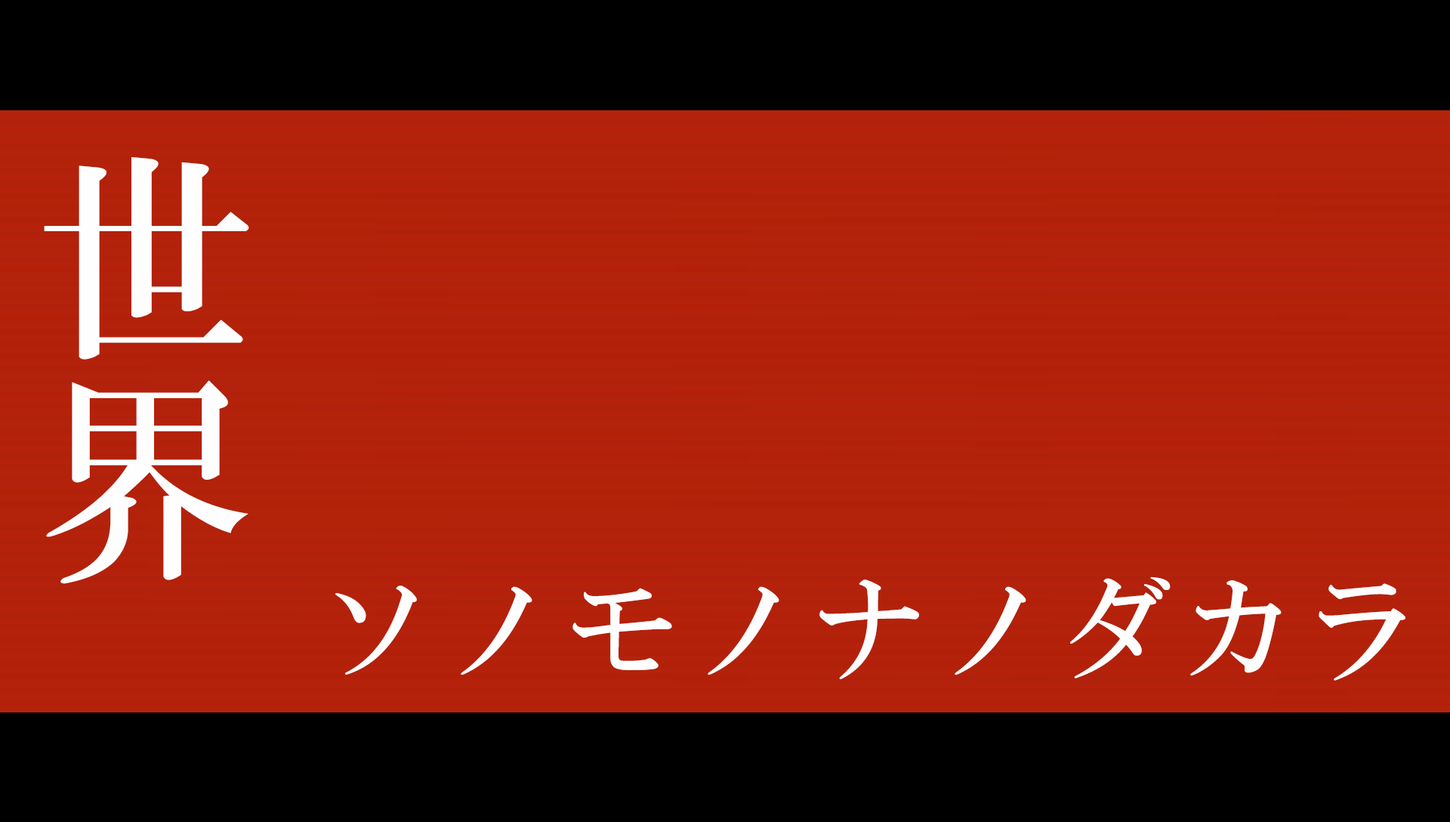
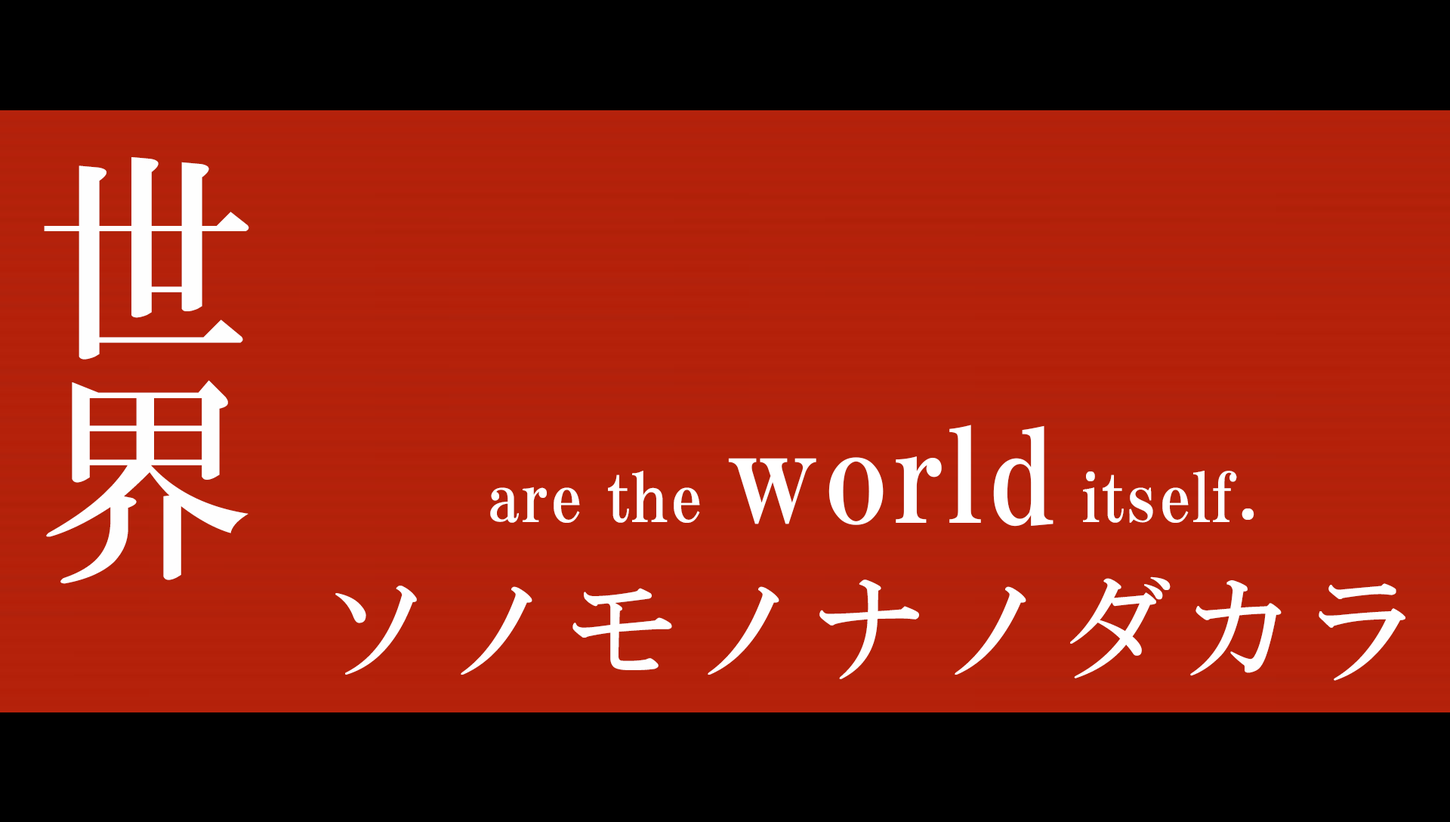
Layer changes from the first 1450x822 image to the second:
added layer "are the world itself." above "ソノモノナノダカラ" over 490, 424, 1255, 527
